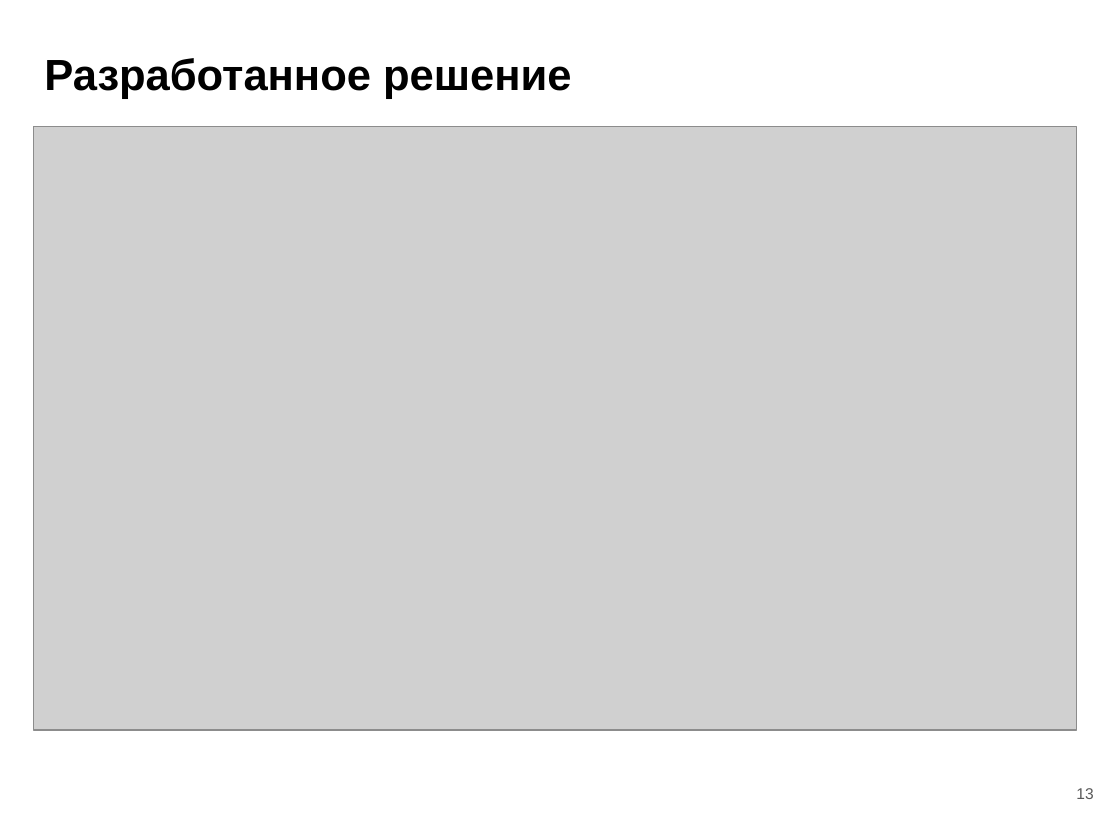
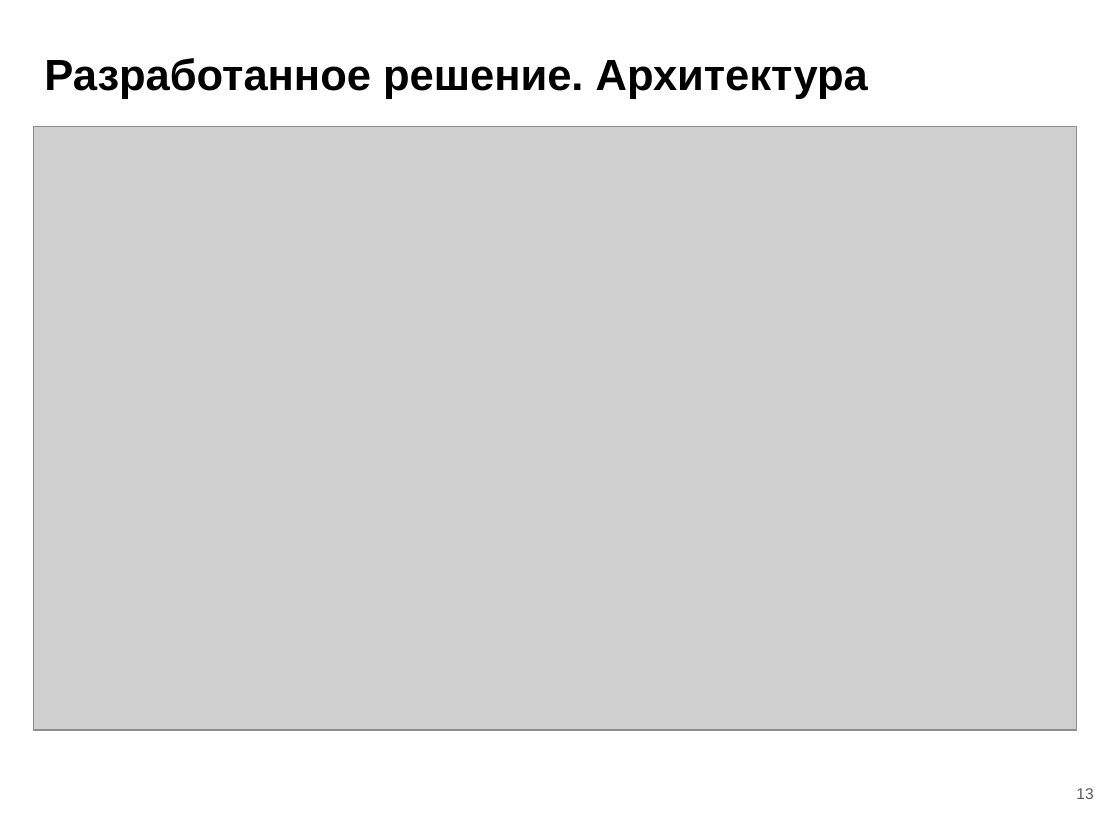
Before and after one commit to OSLL/sw-auto, a slide deck: slide 13 of paper_work/masters thesis/msc_slides.pptx. Drawn at 1120x840 pixels with LibreOffice and Linux fonts; fonts in the diff are those of the drawing; grey boxes stand for pictures. Boxes give left, top, right and bottom in pixels: in the first picture for what was removed or moved away, otherwise in the second. Text is boxed around its words. In the diff, an @@ line names an element or a change of style, - is before the commit and + after.

```diff
--- a/paper_work/masters thesis/msc_slides.pptx
+++ b/paper_work/masters thesis/msc_slides.pptx
@@ title at (44,58,868,99): text changed @@
-Разработанное решение
+Разработанное решение. Архитектура
```
Also in this commit, not shown: 3 other slides changed, 11 slides added, 3 other files.
